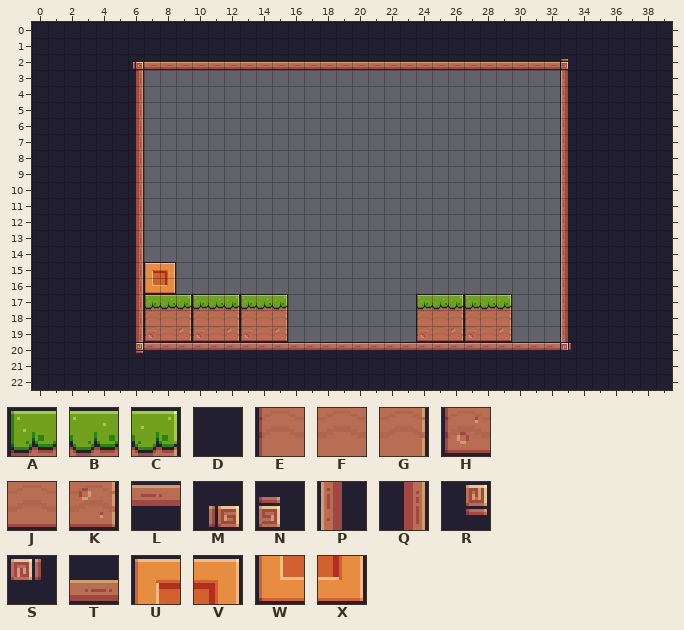
Two states of a Tiled map, assets/tiles/Level-01.tmx. That is the earlier state.
Cells are 16x16 px. Shown: x 0..39, y 0..22.
Key: from "Personal CV": A 6, B 7, C 8, D 23, E 28, F 29, G 30, H 50, J 51, K 52, L 89, M 91, N 92, P 110, Q 112, R 113, S 114, T 133, U 211, V 212, W 233, X 234.
_ is an empty cell.
Layer "Tile Layer 1" before, first column x 0:
 0 DDDDDDDDDDDDDDDDDDDDDDDDDDDDDDDDDDDDDDDD
 1 DDDDDDDDDDDDDDDDDDDDDDDDDDDDDDDDDDDDDDDD
 2 DDDDDDMTTTTTTTTTTTTTTTTTTTTTTTTTTNDDDDDD
 3 DDDDDDQ__________________________PDDDDDD
 4 DDDDDDQ__________________________PDDDDDD
 5 DDDDDDQ__________________________PDDDDDD
 6 DDDDDDQ__________________________PDDDDDD
 7 DDDDDDQ__________________________PDDDDDD
 8 DDDDDDQ__________________________PDDDDDD
 9 DDDDDDQ__________________________PDDDDDD
10 DDDDDDQ__________________________PDDDDDD
11 DDDDDDQ__________________________PDDDDDD
12 DDDDDDQ__________________________PDDDDDD
13 DDDDDDQ__________________________PDDDDDD
14 DDDDDDQ__________________________PDDDDDD
15 DDDDDDQUV________________________PDDDDDD
16 DDDDDDQWX________________________PDDDDDD
17 DDDDDDQABCABCABC________ABCABC___PDDDDDD
18 DDDDDDQEFGEFGEFG________EFGEFG___PDDDDDD
19 DDDDDDQHJKHJKHJK________HJKHJK___PDDDDDD
20 DDDDDDRLLLLLLLLLLLLLLLLLLLLLLLLLLSDDDDDD
21 DDDDDDDDDDDDDDDDDDDDDDDDDDDDDDDDDDDDDDDD
22 DDDDDDDDDDDDDDDDDDDDDDDDDDDDDDDDDDDDDDDD
The result:
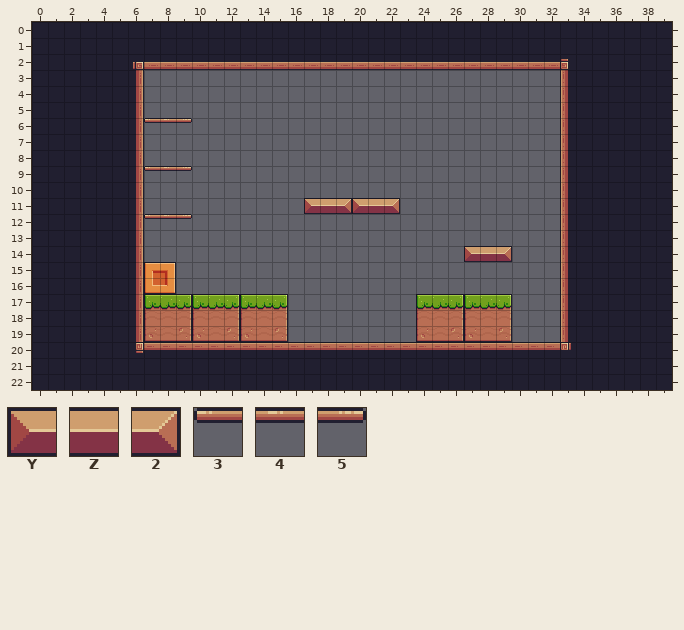
Further tiles: from "Personal CV": Y 12, Z 13, 2 14, 3 39, 4 40, 5 41.
Changes in this commit:
{"where": "layer \"Tile Layer 1\""}
{"y":6,"x":7,"old":"___","new":"345"}
{"y":9,"x":7,"old":"___","new":"345"}
{"y":11,"x":17,"old":"______","new":"YZ2YZ2"}
{"y":12,"x":7,"old":"___","new":"345"}
{"y":14,"x":27,"old":"___","new":"YZ2"}
